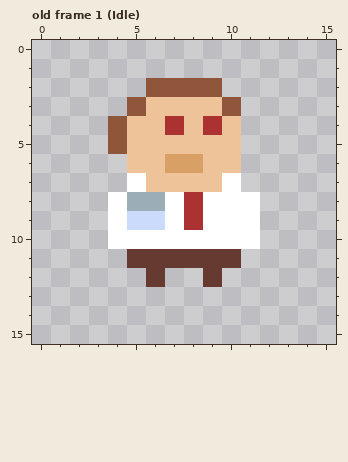
A pixel-art file gets an edit: Aseprite/EnemmyBankTeller.aseprite. The picture above was drawn from the file before the commit.
16x16 pixels, 7 frames. Shown: old frame 1 (Idle). The commit also changed other frames, which this record leaves out.
After the commit:
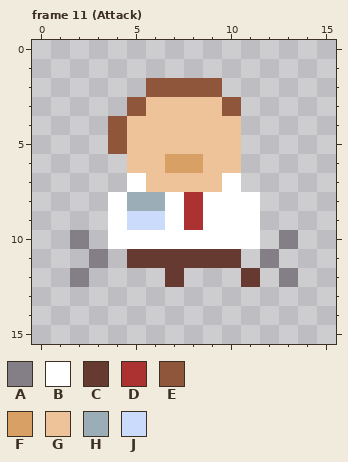
Palette (. is transparent): A #847e87  B #ffffff  C #663931  D #ac3232  E #8f563b  F #d9a066  G #eec39a  H #9badb7  J #cbdbfc
A new or re-ordered frame is compared with the old frame closest to it.
Changes in this commit:
{"change": "frames 7 -> 12"}
{"where": "frame 11 (Attack) is new; against old frame 1 (Idle)"}
{"frame":11,"y":4,"x":7,"old":"D","new":"G"}
{"frame":11,"y":4,"x":9,"old":"D","new":"G"}
{"frame":11,"y":10,"x":2,"old":".","new":"A"}
{"frame":11,"y":10,"x":13,"old":".","new":"A"}
{"frame":11,"y":11,"x":3,"old":".","new":"A"}
{"frame":11,"y":11,"x":12,"old":".","new":"A"}
{"frame":11,"y":12,"x":2,"old":".","new":"A"}
{"frame":11,"y":12,"x":6,"old":"C.","new":".C"}
{"frame":11,"y":12,"x":9,"old":"C","new":"."}
{"frame":11,"y":12,"x":11,"old":".","new":"C"}
{"frame":11,"y":12,"x":13,"old":".","new":"A"}
{"label":"changed","picture_box":[165,116,222,135]}
{"label":"changed","picture_box":[70,230,298,287]}
